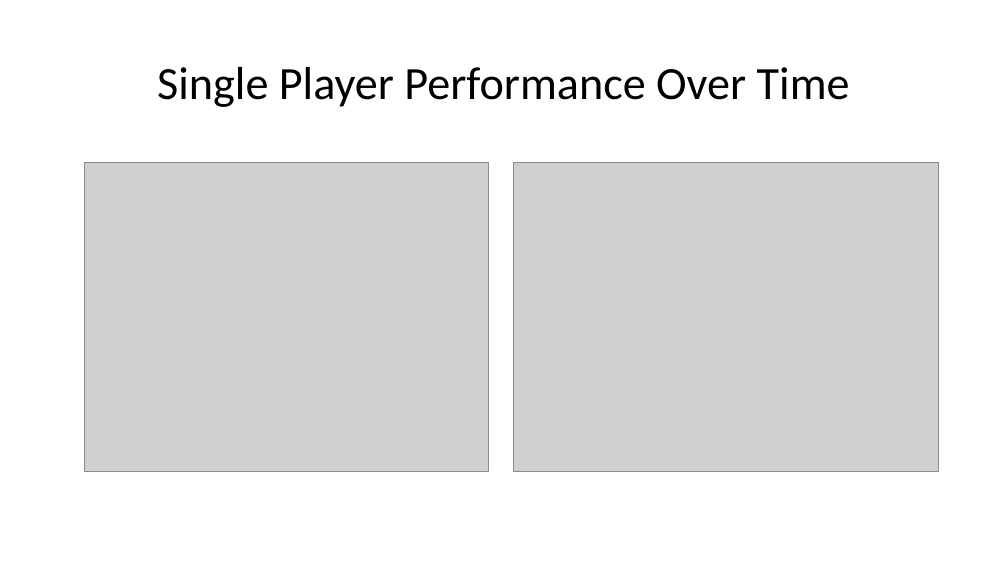
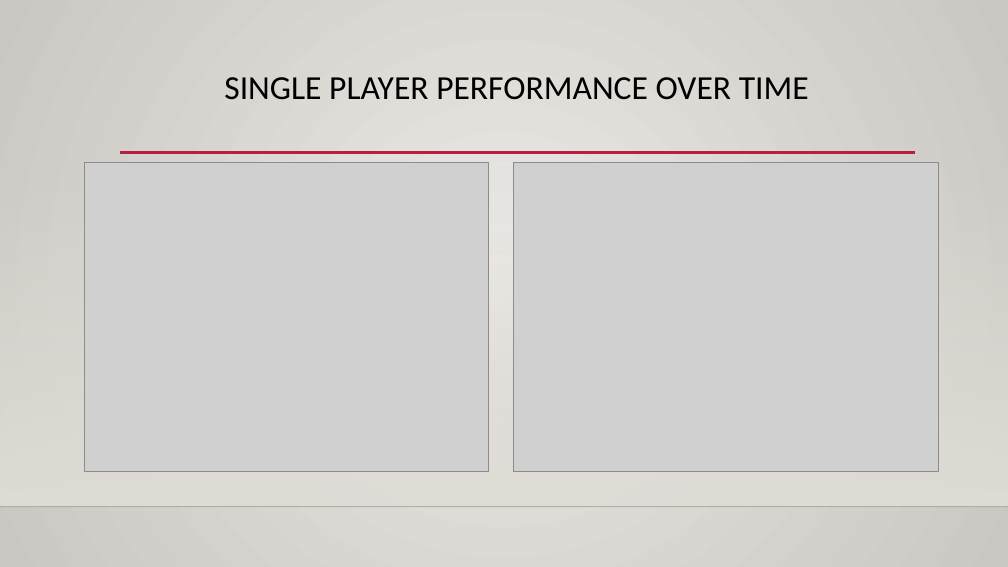
Before and after one commit to hjgoode3/NYCDSA_Python_Project, a slide deck: slide 10 of HG_Project_Presentation.pptx. Drawn at 1008x567 pixels with LibreOffice and Linux fonts; fonts in the diff are those of the drawing; grey boxes stand for pictures; background and template pictures are left out. Boxes give left, top, right and bottom in pixels: in the first picture for what was removed or moved away, otherwise in the second. Text is boxed around its words. In the diff, an @@ line names an element or a change of style, - is before the commit and + after.

```diff
--- a/HG_Project_Presentation.pptx
+++ b/HG_Project_Presentation.pptx
@@ background #FFFFFF to gradient #ECEAE7 to #CAC7C1 @@
@@ title "SINGLE PLAYER PERFORMANCE OVER TIME" at [224, 77, 809, 100]: vertical alignment middle to top @@
@@ title at [224, 77, 809, 100]: text changed; size 44 to 32 pt @@
-Single Player Performance Over Time
+SINGLE PLAYER PERFORMANCE OVER TIME
@@ rectangle added at [0, 167, 1008, 507], fill gradient #DFDBD5 @@
@@ line added from (120, 153) to (915, 153), #B71E42 2.5 pt @@
@@ line added from (0, 507) to (1008, 507), #000001 1 pt @@
```
Also in this commit, not shown: 11 other slides changed, 1 slide added, 1 slide removed, 5 other files.
